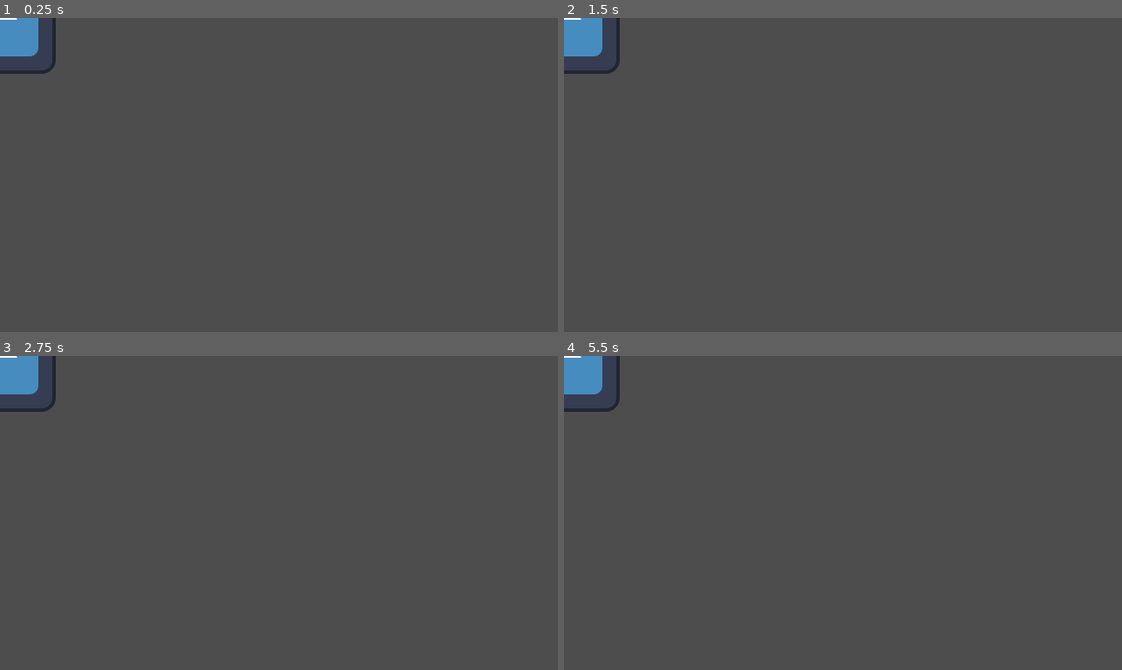
Above: before the commit, frames 1-4 (two rows, left to right).
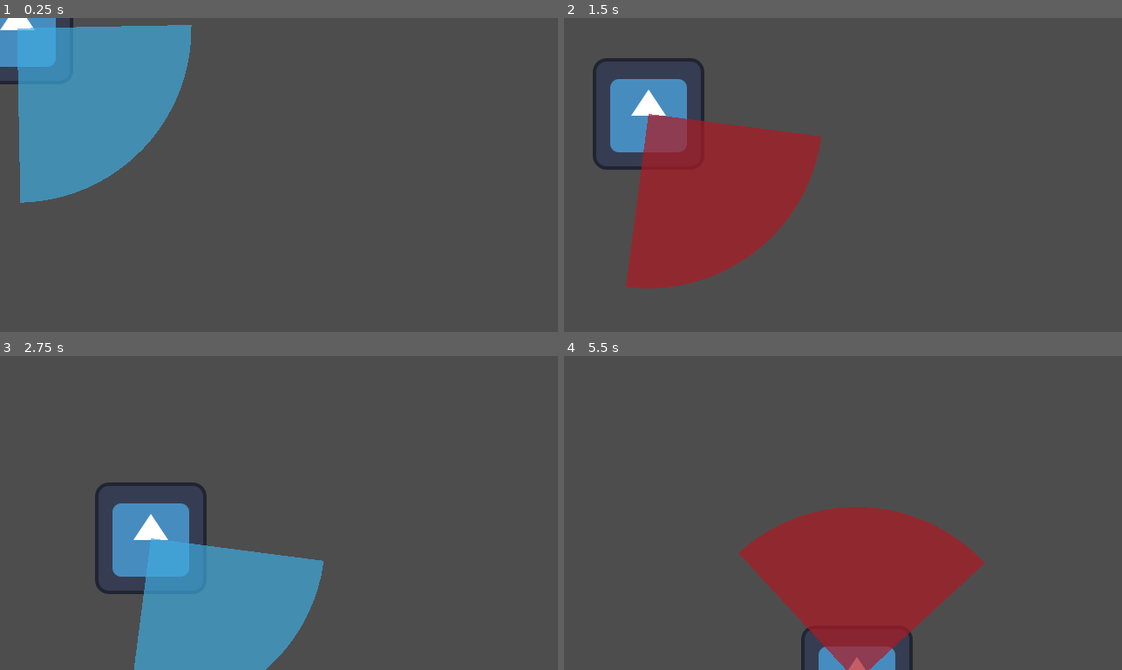
Above: after the commit, the same moments.

Repository: ErikTheBerik/2D-Spooky-Game-Jam-2024
Game: Godot game, scene res://enemies/enemy.tscn
Same seed, same stepped clock (60 frames per second), same inputs: the game is played once before the commit and once after it. The engine's default icon, where the game draws it, is replaced by a stand-in: a white triangle on a blue panel in a dark square.
Inputs (mouse positions are in pixels of both pictures, inside the frame that each line leads up to):
- Up to frame 1 (0.25 s): no input
- Up to frame 2 (1.5 s): move the mouse to (965, 159) at 0.52 s; move the mouse to (731, 190) at 1.27 s
- Up to frame 3 (2.75 s): move the mouse to (334, 443) at 2.02 s
- Up to frame 4 (5.5 s): move the mouse to (815, 575) at 2.77 s; move the mouse to (1010, 560) at 3.52 s; move the mouse to (675, 465) at 4.27 s; move the mouse to (870, 513) at 5.02 s

The runs differ from the first frame. In frame 1, 14% of the frame differs, in the area x 0-35%, y 0-59%; in frame 2, 18%, in the area x 0-47%, y 0-87%; in frame 3, 15%; in frame 4, 15%.

Commit message:
enemy smooth walk

Diff:
--- a/enemies/enemy.gd
+++ b/enemies/enemy.gd
@@ -9,33 +9,45 @@
 	Scared
 }
 
+@export var MAX_SPEED: float = 100.0
+@export var ROTATION_SPEED: float = 5.0
+@export var alert_color: Color
+@export var vision_color: Color
+
+@export_group("Idle")
+@export var MIN_IDLE_TIME: float = 2.0
+@export var MAX_IDLE_TIME: float = 5.0
+
+@export_group("Talking")
+@export var MIN_TALK_TIME: float = 3.0
+@export var MAX_TALK_TIME: float = 8.0
+
+@export_group("Walking")
+@export var POINTS_A: Array[Vector2] = []
+@export var POINTS_B: Array[Vector2] = []
+
+@export_group("Debug")
 @export var RENDER_POINTS: bool = true
 @export var RENDER_POINT_LINES: bool = true
 
-@export var MIN_IDLE_TIME: float = 2.0
-@export var MAX_IDLE_TIME: float = 5.0
-
-@export var MIN_TALK_TIME: float = 3.0
-@export var MAX_TALK_TIME: float = 8.0
-
-@export var POINTS_A: Array[Vector2] = []
-@export var POINTS_B: Array[Vector2] = []
-
-@export var MAX_SPEED: float = 100.0
+@onready var navigation_agent_2d: NavigationAgent2D = $NavigationAgent2D
+@onready var vision_cone: VisionCone2D = $VisionCone2D
+@onready var vision_renderer: Polygon2D = $VisionCone2D/VisionConeRenderer
 
 var rng := RandomNumberGenerator.new()
-
 var pointRadius: float = 10.0;
 
 var m_State: State = State.Idle;
 var m_Timer: float = 0.0;
 var m_GoingToA: bool = true;
-var m_WalkingToPos: Vector2 = Vector2.ZERO;
+var m_Direction: Vector2 = Vector2.ZERO;
 
 func _ready() -> void:
+	m_Direction = Vector2.RIGHT;
+	vision_renderer.color = vision_color
 	InputMap.load_from_project_settings()
 
-func _process(delta: float) -> void:
+func _physics_process(delta: float) -> void:
 	if Engine.is_editor_hint():
 		queue_redraw();
 		var nodes := EditorInterface.get_selection().get_selected_nodes();
@@ -50,6 +62,8 @@
 				HandleNewPosition(POINTS_B)
 		return;
 
+	RotateConeVision();
+
 	match m_State:
 		State.Idle:
 			ProcessIdle(delta);
@@ -60,7 +74,10 @@
 		State.Scared:
 			return;
 
-	pass;
+	move_and_slide()
+
+func RotateConeVision() -> void:
+	vision_cone.rotation = m_Direction.angle() + deg_to_rad(270)
 
 func _draw() -> void:
 	if Engine.is_editor_hint():
@@ -102,11 +119,8 @@
 		return;
 
 	var index := rng.randi_range(0, size-1);
-	m_WalkingToPos = somePoints[index];
-
-
-func _physics_process(delta: float) -> void:
-	move_and_slide()
+	navigation_agent_2d.target_position = somePoints[index];
+
 
 func SetState(newState: State) -> void:
 	m_State = newState;
@@ -133,11 +147,15 @@
 	var points := POINTS_A if m_GoingToA else POINTS_B;
 	SetWalkingPosition(points);
 
+
 func OnEnteredTalking() -> void:
 	m_Timer = rng.randf_range(MIN_TALK_TIME, MAX_TALK_TIME)
 
 func OnEnteredScared() -> void:
 	pass;
+
+func OnTargetReached() -> void:
+	SetState(State.Walking);
 
 ## PROCESS STATES ##
 func ProcessIdle(delta: float) -> void:
@@ -148,12 +166,41 @@
 	SetState(State.Walking);
 
 func ProcessWalking(delta: float) -> void:
-	var toPos := m_WalkingToPos - global_position;
-	if (toPos.length() <= 20.0):
-		SetState(State.Idle);
-		return;
-
-	velocity = (m_WalkingToPos - global_position).normalized() * MAX_SPEED
+	var navWorks: bool = navigation_agent_2d.get_current_navigation_path().size() > 0
+	var target: Vector2 = navigation_agent_2d.get_next_path_position() if navWorks else navigation_agent_2d.target_position
+	var desiredDirection := global_position.direction_to(target)
+
+	m_Direction = m_Direction.slerp(desiredDirection, ROTATION_SPEED * delta).normalized()
+
+	var newVelocity := m_Direction * MAX_SPEED
+	if navWorks && navigation_agent_2d.avoidance_enabled:
+		navigation_agent_2d.set_velocity_forced(newVelocity)
+	else:
+		velocity = newVelocity
+
+	if !navWorks:
+		if (global_position.distance_squared_to(target) <= 25.0):
+			OnTargetReached();
 
 func _on_idle_timer_end() -> void:
 	m_State = State.Walking;
+
+
+func _on_navigation_agent_2d_velocity_computed(safe_velocity: Vector2) -> void:
+	velocity = safe_velocity
+
+
+func _on_vision_cone_area_body_entered(body: Node2D) -> void:
+	vision_renderer.color = alert_color
+
+
+func _on_vision_cone_area_body_exited(body: Node2D) -> void:
+	vision_renderer.color = vision_color
+
+
+func _on_vision_cone_area_mouse_entered() -> void:
+	vision_renderer.color = alert_color
+
+
+func _on_vision_cone_area_mouse_exited() -> void:
+	vision_renderer.color = vision_color
--- a/enemies/enemy.tscn
+++ b/enemies/enemy.tscn
@@ -1,7 +1,8 @@
-[gd_scene load_steps=5 format=3 uid="uid://ly1x8u4hyifn"]
+[gd_scene load_steps=6 format=3 uid="uid://ly1x8u4hyifn"]
 
 [ext_resource type="Texture2D" uid="uid://ckuwviu8f5aaw" path="res://icon.svg" id="1_011yc"]
 [ext_resource type="Script" path="res://enemies/enemy.gd" id="1_jvum1"]
+[ext_resource type="PackedScene" uid="uid://kf8tqdlm8c5t" path="res://addons/vision_cone_2d/vision_cone_2d_template.tscn" id="3_i7rw8"]
 
 [sub_resource type="RectangleShape2D" id="RectangleShape2D_5pih1"]
 size = Vector2(127, 127)
@@ -10,8 +11,15 @@
 radius = 200.0
 
 [node name="Enemy" type="CharacterBody2D"]
+collision_layer = 2
+collision_mask = 0
 motion_mode = 1
 script = ExtResource("1_jvum1")
+ROTATION_SPEED = 8.0
+alert_color = Color(0.678431, 0.105882, 0.137255, 0.705882)
+vision_color = Color(0.246022, 0.66931, 0.876344, 0.686275)
+POINTS_A = Array[Vector2]([Vector2(301.437, 17.6209)])
+POINTS_B = Array[Vector2]([Vector2(320.464, 400.546)])
 metadata/_edit_group_ = true
 
 [node name="Sprite2D" type="Sprite2D" parent="."]
@@ -24,3 +32,29 @@
 
 [node name="CollisionShape2D" type="CollisionShape2D" parent="TalkingArea"]
 shape = SubResource("CircleShape2D_23xlk")
+
+[node name="VisionCone2D" parent="." instance=ExtResource("3_i7rw8")]
+angle_deg = 90
+ray_count = 20
+max_distance = 200.0
+
+[node name="VisionConeArea" parent="VisionCone2D" index="1"]
+collision_layer = 2
+
+[node name="NavigationAgent2D" type="NavigationAgent2D" parent="."]
+path_desired_distance = 5.0
+target_desired_distance = 5.0
+path_postprocessing = 1
+avoidance_enabled = true
+debug_enabled = true
+debug_use_custom = true
+debug_path_custom_color = Color(0.91375, 0.332255, 0.161062, 1)
+
+[connection signal="body_entered" from="VisionCone2D/VisionConeArea" to="." method="_on_vision_cone_area_body_entered"]
+[connection signal="body_exited" from="VisionCone2D/VisionConeArea" to="." method="_on_vision_cone_area_body_exited"]
+[connection signal="mouse_entered" from="VisionCone2D/VisionConeArea" to="." method="_on_vision_cone_area_mouse_entered"]
+[connection signal="mouse_exited" from="VisionCone2D/VisionConeArea" to="." method="_on_vision_cone_area_mouse_exited"]
+[connection signal="navigation_finished" from="NavigationAgent2D" to="." method="OnTargetReached"]
+[connection signal="velocity_computed" from="NavigationAgent2D" to="." method="_on_navigation_agent_2d_velocity_computed"]
+
+[editable path="VisionCone2D"]
--- a/project.godot
+++ b/project.godot
@@ -23,6 +23,7 @@
 
 window/size/viewport_width=640
 window/size/viewport_height=360
+window/size/always_on_top=true
 window/stretch/mode="viewport"
 
 [input]
